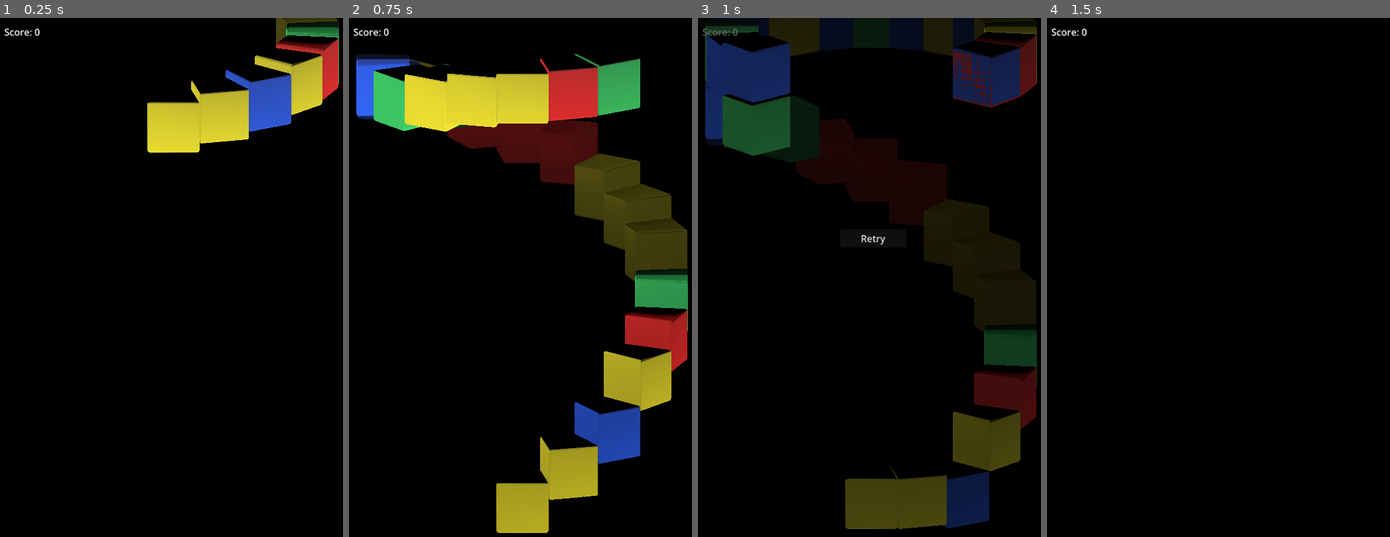
Above: before the commit, frames 1-4 (left to right).
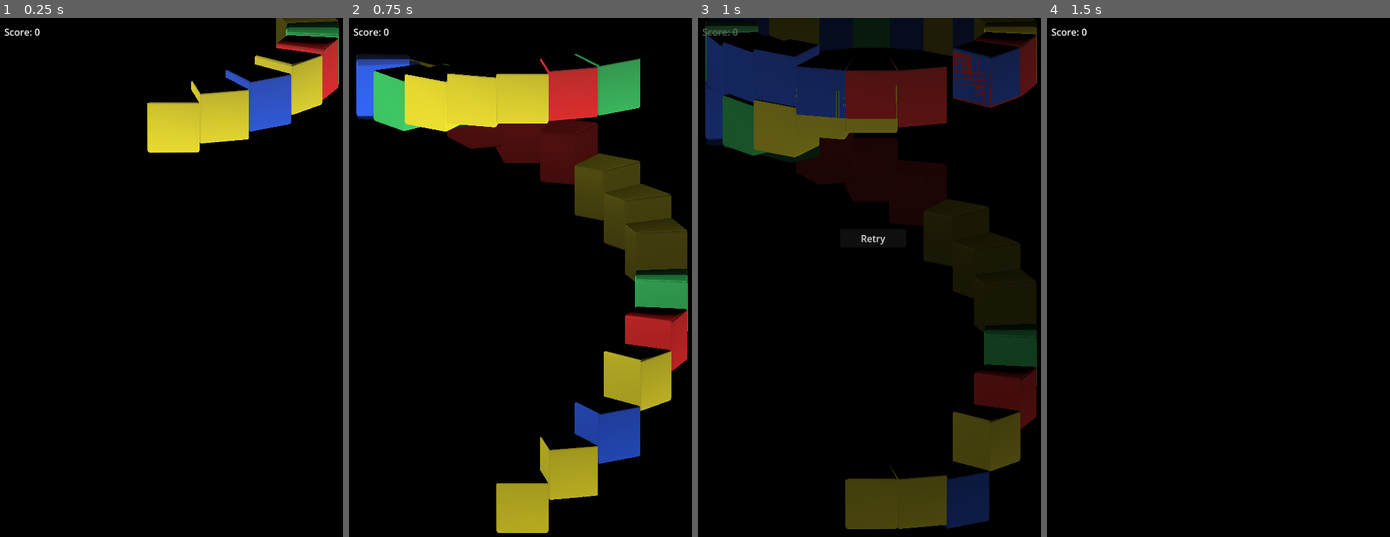
Above: after the commit, the same moments.

Repository: KasaiAi/Rotary
Game: Godot game, scene res://Scenes/level.tscn
Same seed, same stepped clock (60 frames per second), same inputs: the game is played once before the commit and once after it.
Inputs (mouse positions are in pixels of both pictures, inside the frame that each line leads up to):
- Up to frame 1 (0.25 s): no input
- Up to frame 2 (0.75 s): move the mouse to (599, 256) at 0.52 s; hold Right (ui_right) from 0.53 s (still down); click (599, 256) at 0.6 s
- Up to frame 3 (1 s): keep holding Right (ui_right); tap Space (ui_select) at 0.77 s
- Up to frame 4 (1.5 s): release Right (ui_right) at 1.25 s; click "Retry" at 1.25 s

Frames 1-2 are identical in both runs. In frame 3, 7.4% of the frame differs, in the area x 16-73%, y 4-27%; in frame 4, nothing differs.
Error before the commit: Invalid assignment of property or key 'paused' with value of type 'bool' on a base object of type 'null instance'. (res://Scripts/level_control.gd:163)
Error after the commit: Invalid assignment of property or key 'paused' with value of type 'bool' on a base object of type 'null instance'. (res://Scripts/level_control.gd:168)

Commit message:
Implemented danger blinking and a haphazard combo system?

Diff:
--- a/Objects/cell.tscn
+++ b/Objects/cell.tscn
@@ -22,8 +22,46 @@
 
 [sub_resource type="StandardMaterial3D" id="StandardMaterial3D_wnuq8"]
 resource_local_to_scene = true
+albedo_color = Color(1, 0.172549, 0.109804, 1)
 emission = Color(0.94902, 0.305882, 0.67451, 1)
 emission_energy_multiplier = 0.05
+
+[sub_resource type="Animation" id="Animation_3j7lp"]
+resource_name = "danger"
+loop_mode = 1
+tracks/0/type = "value"
+tracks/0/imported = false
+tracks/0/enabled = true
+tracks/0/path = NodePath(".:surface_material_override/0:albedo_color")
+tracks/0/interp = 1
+tracks/0/loop_wrap = true
+tracks/0/keys = {
+"times": PackedFloat32Array(0, 0.5, 1),
+"transitions": PackedFloat32Array(1, 1, 1),
+"update": 0,
+"values": [Color(1, 0.172549, 0.109804, 1), Color(0, 0, 0, 1), Color(1, 0.172549, 0.109804, 1)]
+}
+
+[sub_resource type="Animation" id="Animation_i82nw"]
+length = 0.001
+tracks/0/type = "value"
+tracks/0/imported = false
+tracks/0/enabled = true
+tracks/0/path = NodePath(".:surface_material_override/0:albedo_color")
+tracks/0/interp = 1
+tracks/0/loop_wrap = true
+tracks/0/keys = {
+"times": PackedFloat32Array(0),
+"transitions": PackedFloat32Array(1),
+"update": 0,
+"values": [Color(1, 0.172549, 0.109804, 1)]
+}
+
+[sub_resource type="AnimationLibrary" id="AnimationLibrary_x28h8"]
+_data = {
+"RESET": SubResource("Animation_i82nw"),
+"danger": SubResource("Animation_3j7lp")
+}
 
 [sub_resource type="BoxShape3D" id="4"]
 size = Vector3(1.30297, 2.00284, 1.98115)
@@ -45,6 +83,11 @@
 transform = Transform3D(1, 0, 0, 0, 1, 0, 0, 0, 1, 0, 0, 5.25)
 mesh = SubResource("3")
 surface_material_override/0 = SubResource("StandardMaterial3D_wnuq8")
+
+[node name="AnimationPlayer" type="AnimationPlayer" parent="Mesh"]
+libraries = {
+"": SubResource("AnimationLibrary_x28h8")
+}
 
 [node name="Collider" type="CollisionShape3D" parent="."]
 transform = Transform3D(1, 0, 0, 0, 1, 0, 0, 0, 1, 0, 0, 5.25)
@@ -75,12 +118,13 @@
 transform = Transform3D(1, 0, 0, 0, 1, 0, 0, 0, 1, -0.92, 0, 5.25)
 target_position = Vector3(-0.5, 0, 0)
 
-[node name="Area3D" type="Area3D" parent="."]
+[node name="Core" type="Area3D" parent="."]
 transform = Transform3D(1, 0, 0, 0, 1, 0, 0, 0, 1, 0, 0, 5.25)
 
-[node name="CollisionShape3D" type="CollisionShape3D" parent="Area3D"]
+[node name="Collider" type="CollisionShape3D" parent="Core"]
 shape = SubResource("BoxShape3D_hxkcj")
 
 [connection signal="mouse_entered" from="." to="." method="_on_mouse_entered"]
 [connection signal="timeout" from="DropTimer" to="." method="_drop_timeout"]
-[connection signal="body_entered" from="Area3D" to="." method="_on_clip"]
+[connection signal="area_entered" from="Core" to="." method="_on_clip"]
+[connection signal="body_entered" from="Core" to="." method="_on_clip"]
--- a/Scenes/level.tscn
+++ b/Scenes/level.tscn
@@ -124,6 +124,7 @@
 offset_bottom = 389.0
 text = "Retry"
 
+[connection signal="child_entered_tree" from="Cylinder/Level8" to="Cylinder/Level8" method="_on_child_entered_tree"]
 [connection signal="body_entered" from="Spawner/Killer" to="Spawner/Killer" method="_on_body_entered"]
 [connection signal="body_exited" from="Spawner/Killer" to="Spawner/Killer" method="_on_body_exited"]
 [connection signal="timeout" from="SpawnTimer" to="." method="_on_SpawnTimer_timeout"]
--- a/Scripts/cell.gd
+++ b/Scripts/cell.gd
@@ -11,6 +11,12 @@
 signal landed
 
 func _ready():
+	set_color()
+
+	Global.connect("wake_up", _wake_up)
+	Global.connect("release", _release)
+
+func set_color():
 #	$RigidBody3D/Mesh.material_override = StandardMaterial3D.new() #Cria novo material pra a célula
 	var material = $Mesh.get_surface_override_material(0) # Chama o material da célula
 
@@ -25,9 +31,6 @@
 			material.albedo_color = Color(0.1,0.3,0.8) # Blue
 		3:
 			material.albedo_color = Color(0.83,0.78,0.1) # Yellow
-
-	Global.connect("wake_up", _wake_up)
-	Global.connect("release", _release)
 
 func _drop_timeout():
 	_wake_up()
@@ -98,9 +101,21 @@
 		linear_velocity.y = 0
 	if $Grounded.get_collider() != null and $Grounded.get_collider().onFloor == false:
 		onFloor = false
+#	if linear_velocity == Vector3(0, 0, 0):
+#		if not $Left.is_colliding():
+#			rotate_y(-PI/10)
+#		else:
+#			rotate_y(PI/10)
+
+	if onFloor and global_position.y >= 13:
+		$Mesh/AnimationPlayer.play("danger")
+	else:
+		$Mesh/AnimationPlayer.stop()
+		set_color()
 
 # Clipping treatment; still needs work
 func _on_clip(body):
-	if body != self and body.is_in_group("cells") and not onFloor:
+	if body.name == "Core" and not onFloor:
+		print("entrou")
 		clipping = true
 		queue_free() # Temporary clipping fix, ideally the cell should fall in the correct spot
--- a/Scripts/killer.gd
+++ b/Scripts/killer.gd
@@ -1,13 +1,11 @@
 extends Area3D
 
-var perigo = false
+var danger = false
 
 # Game over
 func _on_body_entered(_body):
-	print("perigo")
-	perigo = true
+	danger = true
 #	camada 8 é zona de risco, todas essas peças piscam em alerta
 
 func _on_body_exited(_body):
-	print("passou o perigo")
-	perigo = false
+	danger = false
--- a/Scripts/level_control.gd
+++ b/Scripts/level_control.gd
@@ -26,8 +26,8 @@
 		initialSpawn -= 1
 		startup(initialSpawn)
 	if initialSpawn <= 0:
-#		$SpawnTimer.start(spawnTime)
-		$SpawnTimer.stop()
+		$SpawnTimer.start(spawnTime)
+#		$SpawnTimer.stop()
 
 func _on_SpawnTimer_timeout():
 	spawn_cell()
@@ -36,7 +36,7 @@
 
 # Create one cell
 func spawn_cell(amount:int = 1):
-	if $Spawner/Killer.perigo == true:
+	if $Spawner/Killer.danger == true:
 		get_tree().paused = true
 		$Gameover.visible = true
 	for i in amount:
@@ -67,9 +67,7 @@
 
 	# Set cell level according to height in world
 	match cell.level:
-		8:
-			print("perigo")
-		7:
+		7, 8:
 			layer = $Cylinder/Level8
 		6:
 			layer = $Cylinder/Level7
@@ -104,14 +102,21 @@
 #			elif not cell.get_node("Left").is_colliding():
 #				cell.rotate_y(-PI/10)
 
-	# Falling combo (must activate only after click)
-	if Global.combo > 1:
-		search_and_destroy(cell)
+#	# Falling combo (must activate only after click)
+#	if Global.combo > 1:
+#		search_and_destroy(cell)
+#
+#	if cell.global_position.y >= 13:
+#		cell.get_node("Mesh/AnimationPlayer").play("danger")
+#	else:
+#		cell.get_node("Mesh/AnimationPlayer").stop()
+#		cell.set_color()
 
 # Score updater
 func updateScore(amount):
-	score += amount * (1+(((amount/4)-1)/2.0)) # Multiplier goes up by 0.5 every 4 pieces
-	score = score * Global.combo # Wombo combo
+	var addScore = amount * (1+(((amount/4)-1)/2.0)) # Multiplier goes up by 0.5 every 4 pieces
+	addScore = addScore * Global.combo # Wombo combo
+	score += floor(addScore)
 	$Score.text = "Score: " + str(score)
 
 func _input(_event):
--- a/Scripts/ring.gd
+++ b/Scripts/ring.gd
@@ -46,3 +46,11 @@
 		$dragger.process_mode = Node.PROCESS_MODE_DISABLED
 
 #reorganize cell array with new positions according to angle
+
+func _on_child_entered_tree(cell):
+	cell
+
+
+
+func _on_child_exiting_tree(node):
+	pass # Replace with function body.
Not shown: 1 places in Objects/cell.tscn that only renumber resources
Not shown, changed: export_presets.cfg
Not shown, removed: Executables/rotary_debug.console.exe
Not shown, changed: Executables/rotary_debug.exe
Not shown, removed: Executables/rotary_debug.pck
